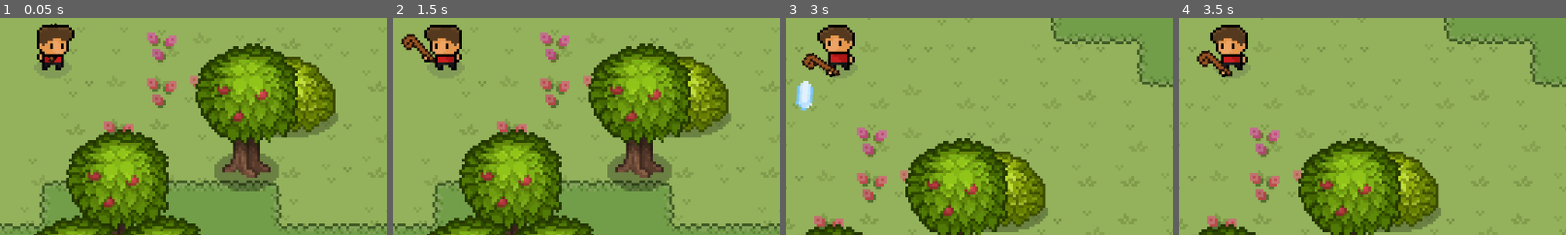
Above: before the commit, frames 1-4 (left to right).
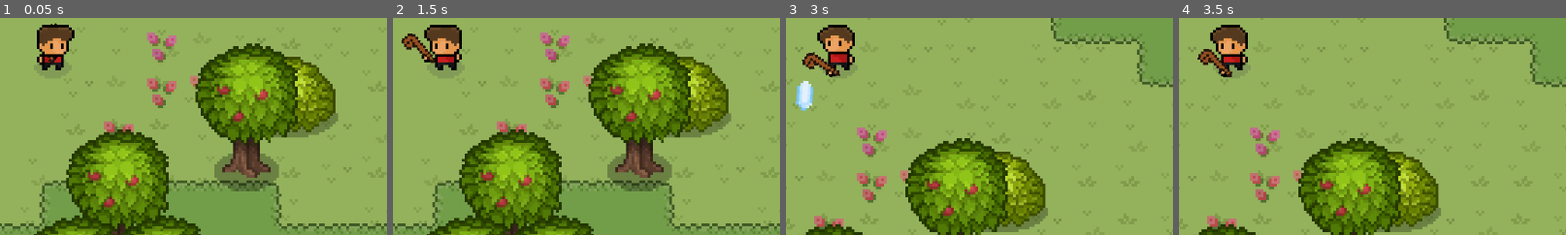
Above: after the commit, the same moments.

Repository: lennertJ9/game
Game: Godot game, scene res://scenes/main/main.tscn
Two runs of this game, one before a commit and one after it. Both use one fixed random seed, a clock stepped at 60 frames per second and the inputs below.
Inputs (mouse positions are % of the whole screen's width and height, from its top left):
- Up to frame 1 (0.05 s): no input
- Up to frame 2 (1.5 s): move the mouse to (72, 45) at 0.52 s; hold Q (do_something) 0.53-1.28 s; move the mouse to (30, 55) at 1.27 s; tap Q (do_something) at 1.35 s
- Up to frame 3 (3 s): move the mouse to (60, 28) at 2.02 s; hold Right mouse button (right_click) 2.03-2.78 s; tap Q (do_something) at 2.3, 2.85 s; move the mouse to (45, 70) at 2.77 s
- Up to frame 4 (3.5 s): no input
The pictures show only the part of the screen within x 43-93%, y 39-89%; the shares and areas given below are measured in that part.

The runs differ from the first frame. In frame 1, less than 0.1% of the frame differs, in the area x 9-12%, y 15-22%; in frame 2, 0.1%; in frame 3, 0.1%; in frame 4, 0.3%, in the area x 4-14%, y 14-28%.

Commit message:
hitbox for slime

Diff:
--- a/scenes/Abilities/Bolt/bolt.gd
+++ b/scenes/Abilities/Bolt/bolt.gd
@@ -13,3 +13,7 @@
 
 func _physics_process(delta):
 	global_position += speed * movement_direction * delta
+
+
+func remove_bullet():
+	queue_free()
--- a/scenes/Abilities/Bolt/bolt.tscn
+++ b/scenes/Abilities/Bolt/bolt.tscn
@@ -9,6 +9,8 @@
 
 [node name="Bolt" type="Area2D"]
 z_index = 1
+collision_layer = 8
+collision_mask = 0
 script = ExtResource("1_vfogj")
 
 [node name="Bolt" type="Sprite2D" parent="."]
@@ -21,4 +23,6 @@
 [node name="Timer" type="Timer" parent="."]
 autostart = true
 
+[connection signal="area_entered" from="." to="." method="_on_area_entered"]
+[connection signal="area_shape_entered" from="." to="." method="_on_area_shape_entered"]
 [connection signal="timeout" from="Timer" to="." method="_on_timer_timeout"]
--- /dev/null
+++ b/scenes/Components/Hurtbox.gd
@@ -0,0 +1,6 @@
+extends Area2D
+
+
+
+func _on_area_entered(area):
+	area.remove_bullet()
--- /dev/null
+++ b/scenes/Components/Hurtbox.tscn
@@ -0,0 +1,10 @@
+[gd_scene load_steps=2 format=3 uid="uid://bvvyfxv83le51"]
+
+[ext_resource type="Script" path="res://scenes/Components/Hurtbox.gd" id="1_jhro6"]
+
+[node name="HurtBox" type="Area2D"]
+collision_layer = 0
+collision_mask = 8
+script = ExtResource("1_jhro6")
+
+[connection signal="area_entered" from="." to="." method="_on_area_entered"]
--- /dev/null
+++ b/scenes/Monsters/slime/slime.gd
@@ -0,0 +1,38 @@
+extends CharacterBody2D
+
+@export var movement_direction: Vector2
+@export var speed: int
+
+var spawn_point : Vector2
+var max_wander_distance = 40
+
+func _ready():
+	spawn_point = global_position
+
+
+func _process(delta):
+	pass
+
+
+func _physics_process(delta):
+	velocity = movement_direction * speed
+	move_and_slide()
+
+
+func jump():
+
+	check()
+	$AnimationPlayer.play("run")
+
+
+
+func check():
+
+	if movement_direction.x > 0:
+		$visuals.scale.x = -1
+	else:
+		$visuals.scale.x = 1
+
+
+#func _on_jump_timer_timeout():
+	#jump()
--- /dev/null
+++ b/scenes/Monsters/slime/slime.tscn
@@ -0,0 +1,162 @@
+[gd_scene load_steps=12 format=3 uid="uid://su8br4pp0fhs"]
+
+[ext_resource type="Script" path="res://scenes/Monsters/slime/slime.gd" id="1_3hfx0"]
+[ext_resource type="Texture2D" uid="uid://dmrc0f0ovoy3x" path="res://scenes/Monsters/slime/slime_shadow.png" id="1_rk37d"]
+[ext_resource type="Texture2D" uid="uid://ssi7nwwh8udr" path="res://scenes/Monsters/slime/slime.png" id="1_yq14d"]
+[ext_resource type="PackedScene" uid="uid://dn3mrqnfwulw4" path="res://scenes/States/state_manager.tscn" id="4_a3fx4"]
+[ext_resource type="PackedScene" uid="uid://b6aamj6c3i7tr" path="res://scenes/States/wander_state.tscn" id="5_oue4e"]
+[ext_resource type="PackedScene" uid="uid://bvvyfxv83le51" path="res://scenes/Components/Hurtbox.tscn" id="6_bvjyg"]
+
+[sub_resource type="CircleShape2D" id="CircleShape2D_vgn4q"]
+radius = 5.0
+
+[sub_resource type="Animation" id="Animation_fnpqv"]
+length = 0.001
+tracks/0/type = "value"
+tracks/0/imported = false
+tracks/0/enabled = true
+tracks/0/path = NodePath("visuals:frame")
+tracks/0/interp = 1
+tracks/0/loop_wrap = true
+tracks/0/keys = {
+"times": PackedFloat32Array(0),
+"transitions": PackedFloat32Array(1),
+"update": 1,
+"values": [0]
+}
+tracks/1/type = "value"
+tracks/1/imported = false
+tracks/1/enabled = true
+tracks/1/path = NodePath("visuals:offset")
+tracks/1/interp = 1
+tracks/1/loop_wrap = true
+tracks/1/keys = {
+"times": PackedFloat32Array(0),
+"transitions": PackedFloat32Array(1),
+"update": 0,
+"values": [Vector2(0, 0)]
+}
+tracks/2/type = "value"
+tracks/2/imported = false
+tracks/2/enabled = true
+tracks/2/path = NodePath("shadow:scale")
+tracks/2/interp = 1
+tracks/2/loop_wrap = true
+tracks/2/keys = {
+"times": PackedFloat32Array(0),
+"transitions": PackedFloat32Array(1),
+"update": 0,
+"values": [Vector2(1, 1)]
+}
+tracks/3/type = "value"
+tracks/3/imported = false
+tracks/3/enabled = true
+tracks/3/path = NodePath(".:speed")
+tracks/3/interp = 1
+tracks/3/loop_wrap = true
+tracks/3/keys = {
+"times": PackedFloat32Array(0),
+"transitions": PackedFloat32Array(1),
+"update": 1,
+"values": [50]
+}
+
+[sub_resource type="Animation" id="Animation_0dusi"]
+resource_name = "run"
+length = 1.7
+tracks/0/type = "value"
+tracks/0/imported = false
+tracks/0/enabled = true
+tracks/0/path = NodePath("visuals:frame")
+tracks/0/interp = 1
+tracks/0/loop_wrap = true
+tracks/0/keys = {
+"times": PackedFloat32Array(0, 0.2, 0.3, 0.4, 0.5, 1.3, 1.4, 1.5),
+"transitions": PackedFloat32Array(1, 1, 1, 1, 1, 1, 1, 1),
+"update": 1,
+"values": [0, 1, 2, 3, 4, 5, 6, 0]
+}
+tracks/1/type = "value"
+tracks/1/imported = false
+tracks/1/enabled = true
+tracks/1/path = NodePath("visuals:offset")
+tracks/1/interp = 1
+tracks/1/loop_wrap = true
+tracks/1/keys = {
+"times": PackedFloat32Array(0, 0.4, 0.8, 1.3),
+"transitions": PackedFloat32Array(1, 0.5, 2, 1),
+"update": 0,
+"values": [Vector2(0, 0), Vector2(0, 0), Vector2(0, -15), Vector2(0, 0)]
+}
+tracks/2/type = "value"
+tracks/2/imported = false
+tracks/2/enabled = true
+tracks/2/path = NodePath("shadow:scale")
+tracks/2/interp = 1
+tracks/2/loop_wrap = true
+tracks/2/keys = {
+"times": PackedFloat32Array(0.4, 0.8, 1.3),
+"transitions": PackedFloat32Array(0.5, 2, 1),
+"update": 0,
+"values": [Vector2(1, 1), Vector2(0.8, 0.8), Vector2(1, 1)]
+}
+tracks/3/type = "value"
+tracks/3/imported = false
+tracks/3/enabled = true
+tracks/3/path = NodePath(".:speed")
+tracks/3/interp = 1
+tracks/3/loop_wrap = true
+tracks/3/keys = {
+"times": PackedFloat32Array(0, 0.5, 1.3),
+"transitions": PackedFloat32Array(1, 1, 1),
+"update": 1,
+"values": [0, 50, 0]
+}
+
+[sub_resource type="AnimationLibrary" id="AnimationLibrary_lre6b"]
+_data = {
+"RESET": SubResource("Animation_fnpqv"),
+"run": SubResource("Animation_0dusi")
+}
+
+[sub_resource type="CircleShape2D" id="CircleShape2D_r021d"]
+radius = 7.0
+
+[node name="Slime" type="CharacterBody2D"]
+z_index = 1
+motion_mode = 1
+script = ExtResource("1_3hfx0")
+speed = 50
+
+[node name="CollisionShape2D" type="CollisionShape2D" parent="."]
+position = Vector2(1, -3)
+shape = SubResource("CircleShape2D_vgn4q")
+
+[node name="shadow" type="Sprite2D" parent="."]
+texture = ExtResource("1_rk37d")
+
+[node name="visuals" type="Sprite2D" parent="."]
+texture = ExtResource("1_yq14d")
+hframes = 7
+
+[node name="AnimationPlayer" type="AnimationPlayer" parent="."]
+libraries = {
+"": SubResource("AnimationLibrary_lre6b")
+}
+
+[node name="JumpTimer" type="Timer" parent="."]
+wait_time = 3.0
+autostart = true
+
+[node name="StateManager" parent="." node_paths=PackedStringArray("starting_state") instance=ExtResource("4_a3fx4")]
+starting_state = NodePath("WanderState")
+
+[node name="WanderState" parent="StateManager" instance=ExtResource("5_oue4e")]
+
+[node name="HurtBox" parent="." instance=ExtResource("6_bvjyg")]
+
+[node name="CollisionShape2D" type="CollisionShape2D" parent="HurtBox"]
+position = Vector2(0, -3)
+shape = SubResource("CircleShape2D_r021d")
+
+[connection signal="timeout" from="JumpTimer" to="." method="_on_jump_timer_timeout"]
--- a/scenes/main/main.tscn
+++ b/scenes/main/main.tscn
@@ -4,7 +4,7 @@
 [ext_resource type="Texture2D" uid="uid://dqtffxhke1xq5" path="res://assets/tilesets/forest_theme/decorations_32x32.png" id="3_312gv"]
 [ext_resource type="PackedScene" uid="uid://dywg1dlia21m4" path="res://scenes/player/player.tscn" id="3_nyilr"]
 [ext_resource type="Texture2D" uid="uid://ntssjasxs8t6" path="res://assets/tilesets/forest_theme/decorations_64x64.png" id="4_vee5r"]
-[ext_resource type="PackedScene" uid="uid://su8br4pp0fhs" path="res://scenes/slime/slime.tscn" id="5_xhwnt"]
+[ext_resource type="PackedScene" uid="uid://su8br4pp0fhs" path="res://scenes/Monsters/slime/slime.tscn" id="5_xhwnt"]
 
 [sub_resource type="TileSetAtlasSource" id="TileSetAtlasSource_k5pm0"]
 texture = ExtResource("2_xg6e4")
--- a/scenes/player/player.gd
+++ b/scenes/player/player.gd
@@ -36,7 +36,7 @@
 
 
 	if event.is_action_pressed("do_something"):
-		print("s")
+
 		var tween = create_tween()
 		tween.tween_property(hand_left,"rotation_degrees", + 15, .25).set_trans(Tween.TRANS_BACK)
 		tween.tween_property(hand_left,"rotation_degrees", -10, .15)
@@ -52,7 +52,7 @@
 # weapon rotation -----------------------------------------------------------------------
 	if direction_to_mouse.x < 0:
 		$Visuals.scale.x = -1
-		hand_left.rotation_degrees = rad_to_deg(direction_to_mouse.dot(Vector2.DOWN)) -50
+		hand_left.rotation_degrees = rad_to_deg(direction_to_mouse.dot(Vector2.DOWN)) -55
 
 	else:
 		$Visuals.scale.x = 1
--- a/scenes/player/player.tscn
+++ b/scenes/player/player.tscn
@@ -424,10 +424,14 @@
 "values": [Vector2(-4, -3), Vector2(-4, -3), Vector2(-4, -2)]
 }
 
+[sub_resource type="Animation" id="Animation_f57af"]
+length = 0.001
+
 [sub_resource type="AnimationLibrary" id="AnimationLibrary_bc3sj"]
 _data = {
 "IDLE": SubResource("Animation_mn5wf"),
 "IDLE_BACK": SubResource("Animation_a6un2"),
+"RESET": SubResource("Animation_f57af"),
 "RUN": SubResource("Animation_86567"),
 "RUN_BACK": SubResource("Animation_ajxh6"),
 "RUN_REVERSE": SubResource("Animation_13vkn")
@@ -481,15 +485,14 @@
 z_index = 1
 position = Vector2(1, -10)
 texture = ExtResource("4_5whas")
-offset = Vector2(0, 1)
 hframes = 8
-frame = 1
+frame = 2
 
 [node name="Shadow" type="Sprite2D" parent="Visuals"]
 texture = ExtResource("7_wqlqq")
 
 [node name="HandRight" type="Sprite2D" parent="Visuals"]
-position = Vector2(-4, -3)
+position = Vector2(-4, -2)
 texture = ExtResource("1_ugt1c")
 hframes = 2
 
Binary file added: scenes/Monsters/slime/slime.png
Not shown, added: scenes/Monsters/slime/slime.png.import
Binary file added: scenes/Monsters/slime/slime_shadow.png
Not shown, added: scenes/Monsters/slime/slime_shadow.png.import
Not shown: 1 places in scenes/player/player.tscn that only renumber resources
